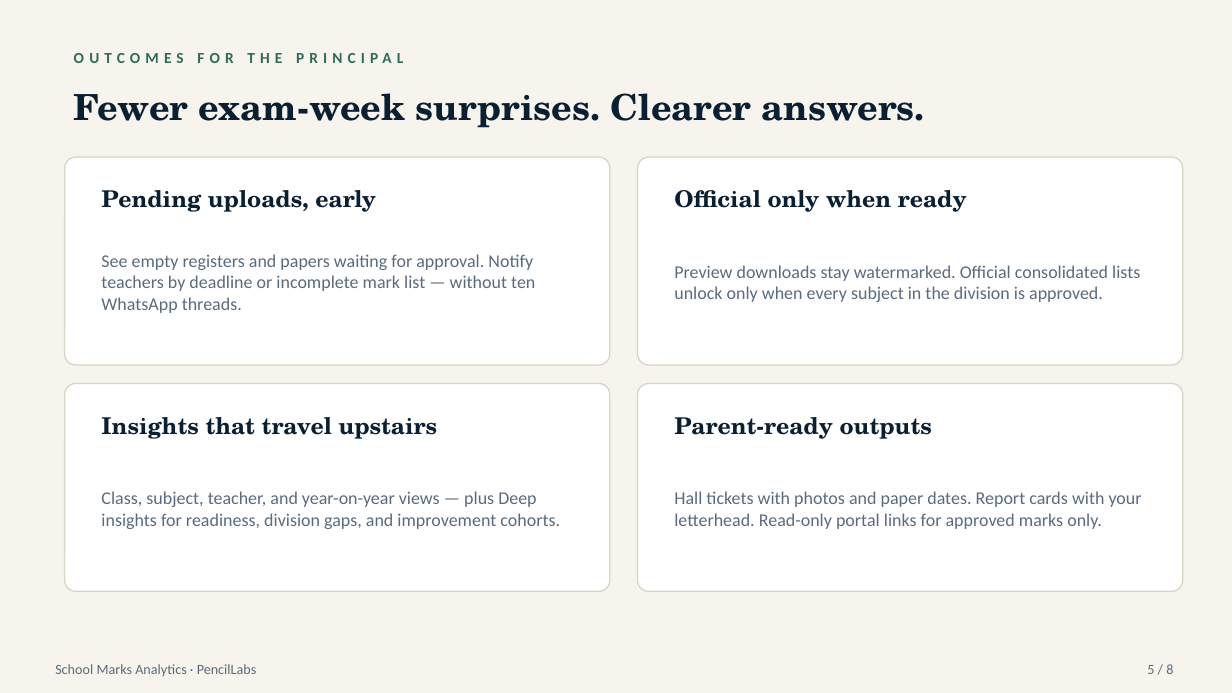
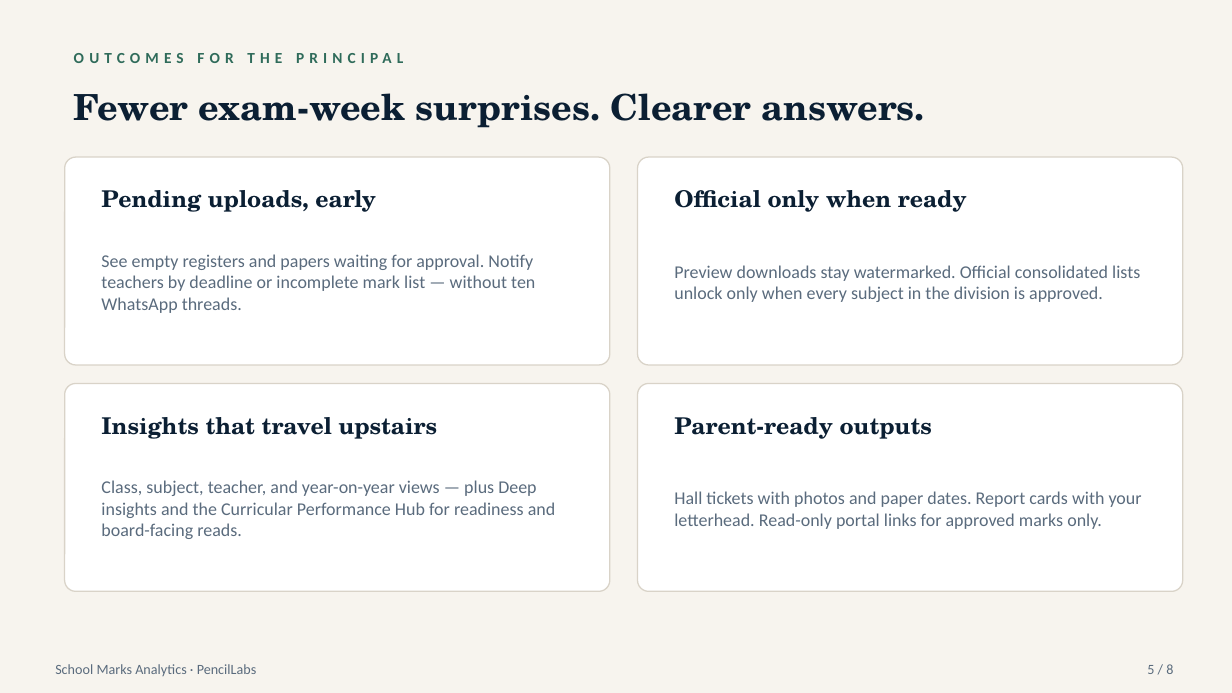
Before and after one commit to akhil-vs/MarkAnalysis, a slide deck: slide 5 of docs/pitch/School-Marks-Analytics-Principal-Pitch.pptx. Drawn at 1232x693 pixels with LibreOffice and Linux fonts; fonts in the diff are those of the drawing. Boxes give left, top, right and bottom in pixels: in the first picture for what was removed or moved away, otherwise in the second. Text is boxed around its words. In the diff, an @@ line names an element or a change of style, - is before the commit and + after.

```diff
--- a/docs/pitch/School-Marks-Analytics-Principal-Pitch.pptx
+++ b/docs/pitch/School-Marks-Analytics-Principal-Pitch.pptx
@@ text at (101, 480, 556, 539): text changed @@
-Class, subject, teacher, and year-on-year views — plus Deep insights for readiness, division gaps, and improvement cohorts.
+Class, subject, teacher, and year-on-year views — plus Deep insights and the Curricular Performance Hub for readiness and board-facing reads.
```
Also in this commit, not shown: 4 other slides changed, 16 other files.
